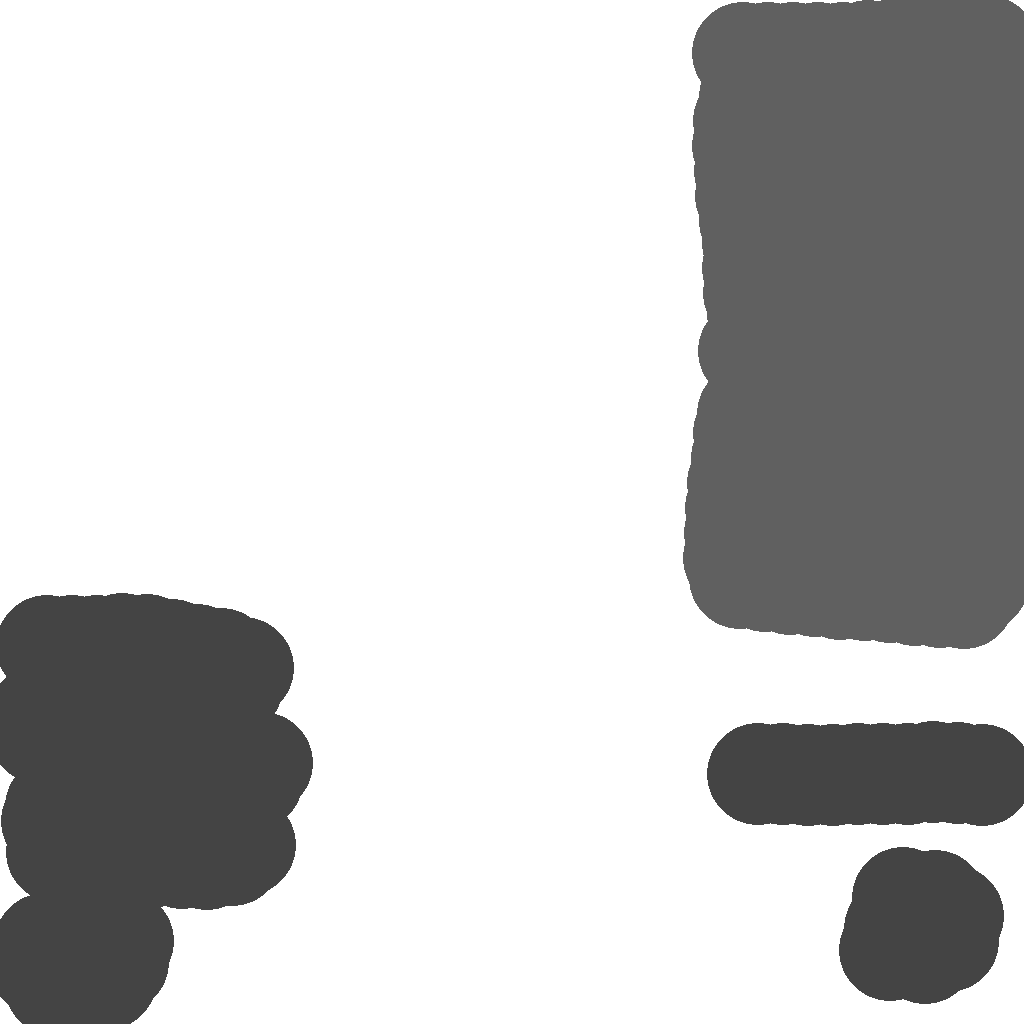
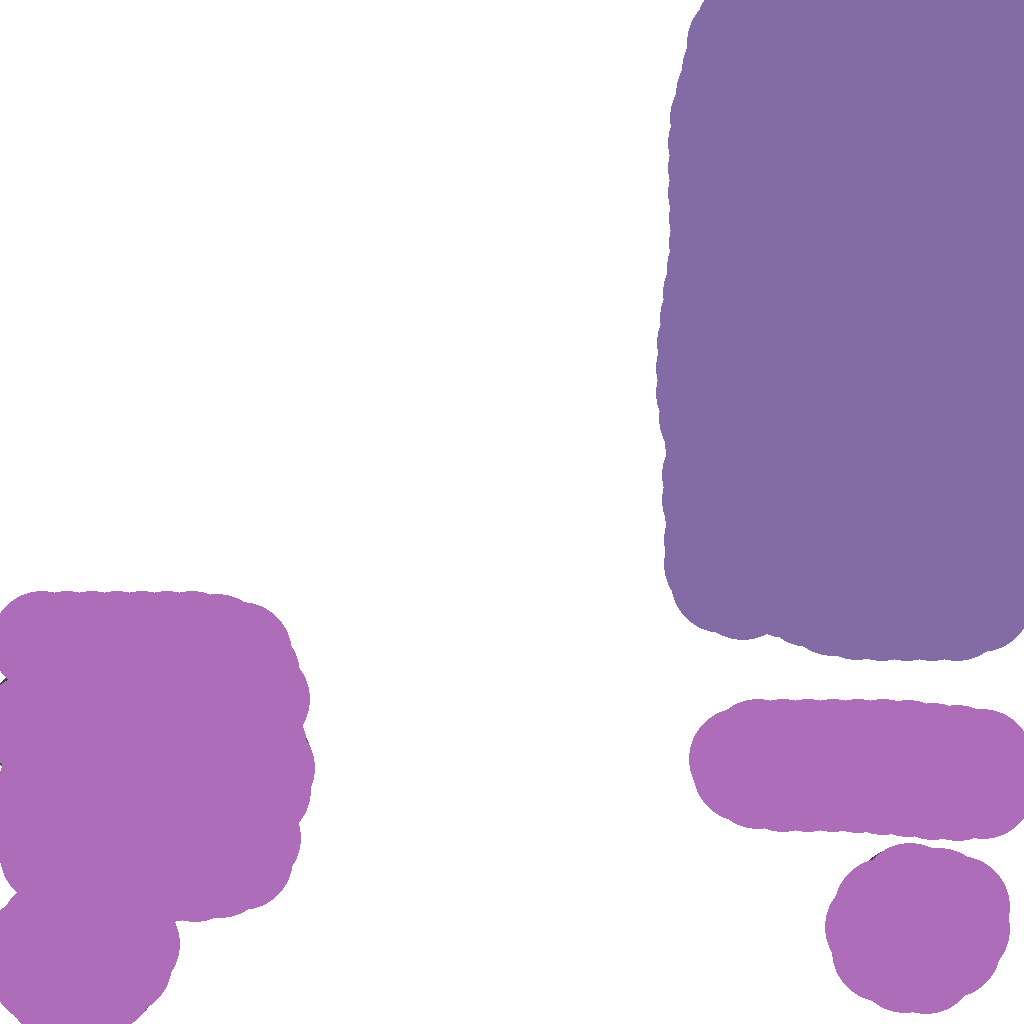
Layer changes from the first 1024×1024 image to the second:
painted on "Texture" over [0, 0, 1024, 1024]
